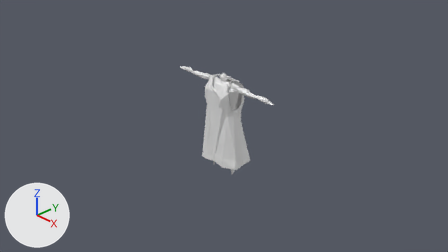
Before and after pictures for a commit that changed the Blender file maybraid/art/characters/clothes/long_dress.blend.
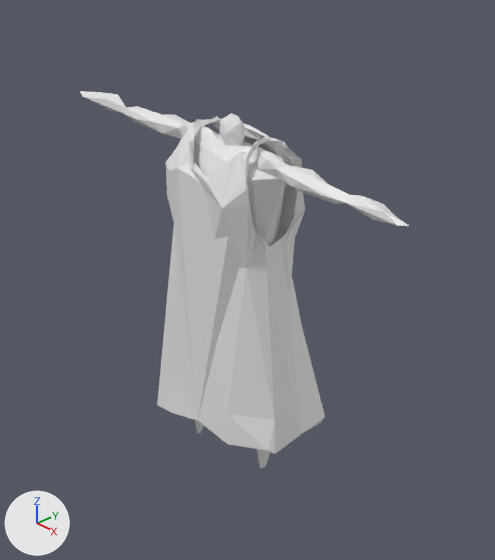
There are two pictures of each version: one from the file's camera 'Camera', one close up on the part from 35% to 67% of the width and 16% to 80% of the height. The lights are fixed; the arrows at lower left show +X, +Y and +Z. The last two pictures show the newer version.

Objects in the first close-up: 'Coat', 'Icosphere.011'.
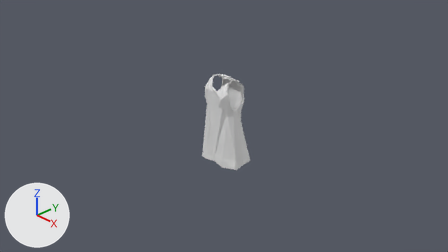
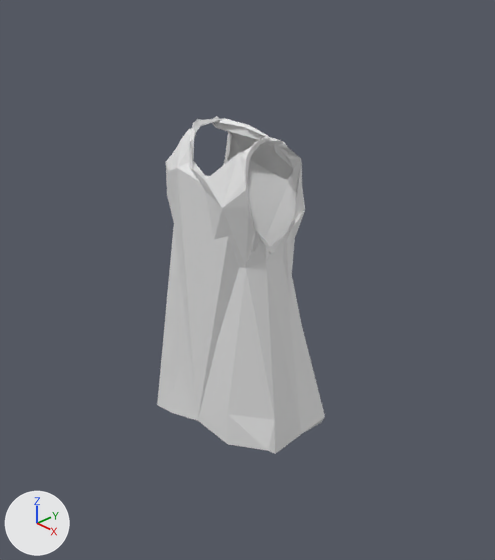
Where the change shows, as pixel boxes [x1, y1, x2, y2] in the close-ups (495 x 560 px):
'Icosphere.011', deleted
    before: [80, 91, 409, 468]

Patch to the scene script:
```diff
--- a/maybraid/art/characters/clothes/long_dress.blend.py
+++ b/maybraid/art/characters/clothes/long_dress.blend.py
@@ ob_icosphere_011 @@
-ob_icosphere_011 = bpy.data.objects.new('Icosphere.011', me_icosphere_011)
-ob_icosphere_011.location = (0.0, 0.0, 0.0)
```
